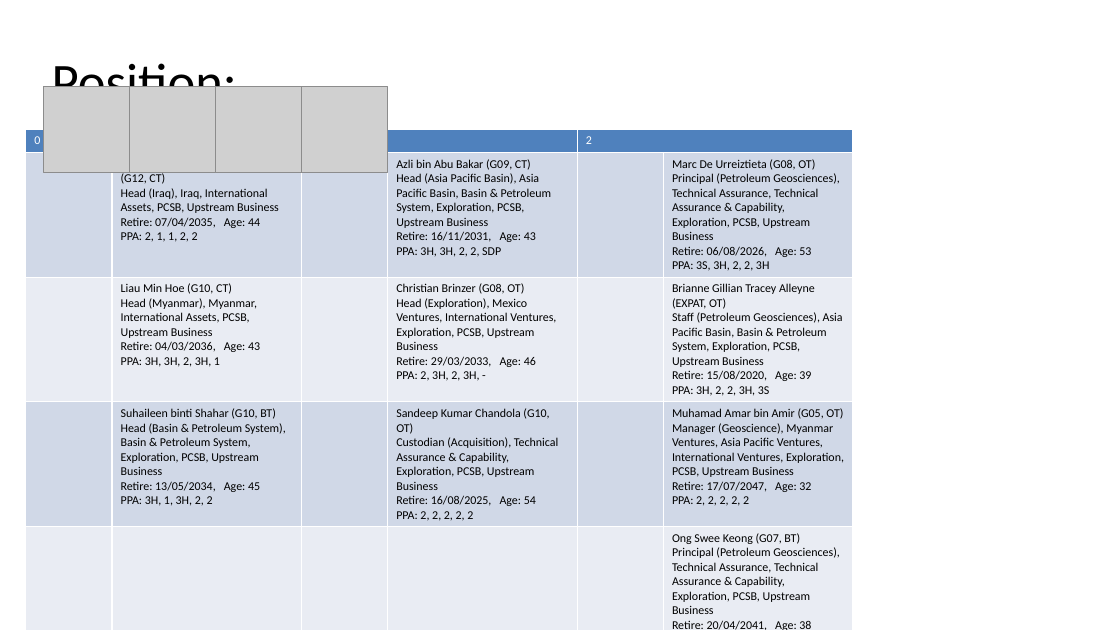
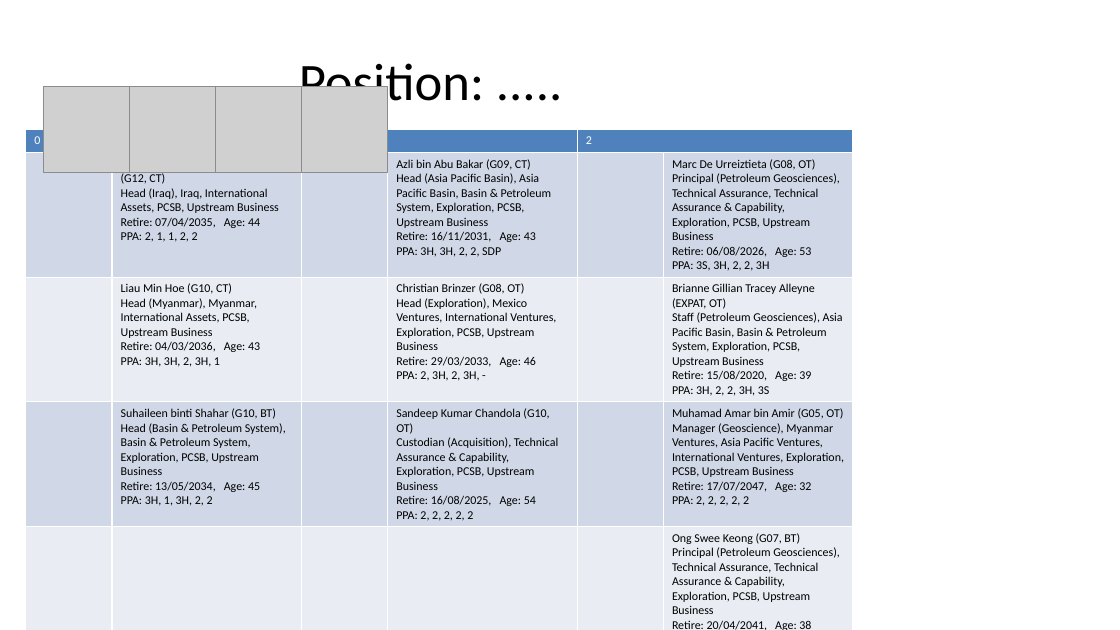
Before and after one commit to njbsb/project-2, a slide deck: slide 7 of createsp-v2-2.pptx. Drawn at 1120x630 pixels with LibreOffice and Linux fonts; fonts in the diff are those of the drawing; grey boxes stand for pictures. Boxes give left, top, right and bottom in pixels: in the first picture for what was removed or moved away, otherwise in the second. Text is boxed around its words. In the diff, an @@ line names an element or a change of style, - is before the commit and + after.

```diff
--- a/createsp-v2-2.pptx
+++ b/createsp-v2-2.pptx
@@ title "Position: ....." at (299, 63, 484, 113): alignment left to centre @@
```
Also in this commit, not shown: 5 other slides changed, 6 other files.
